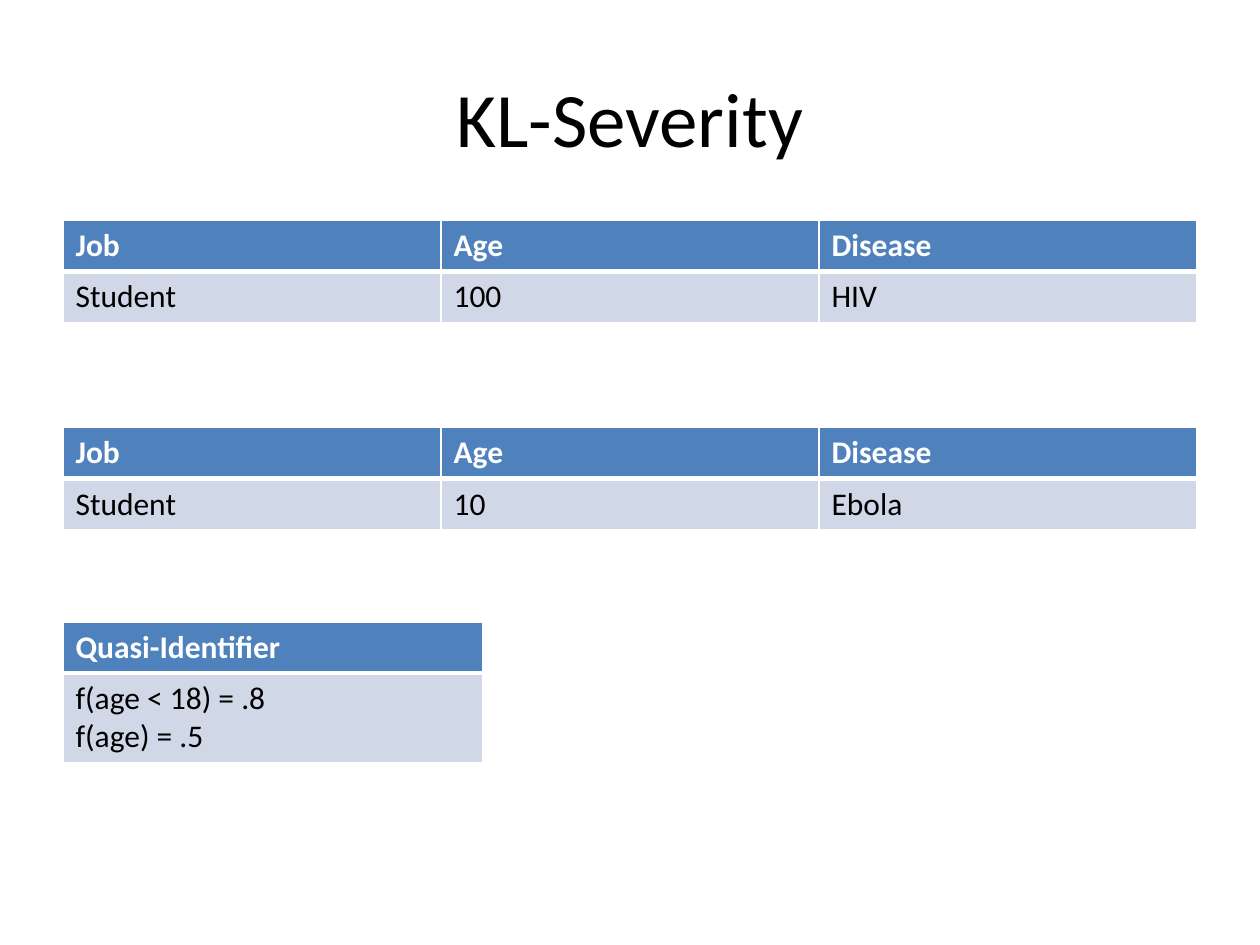
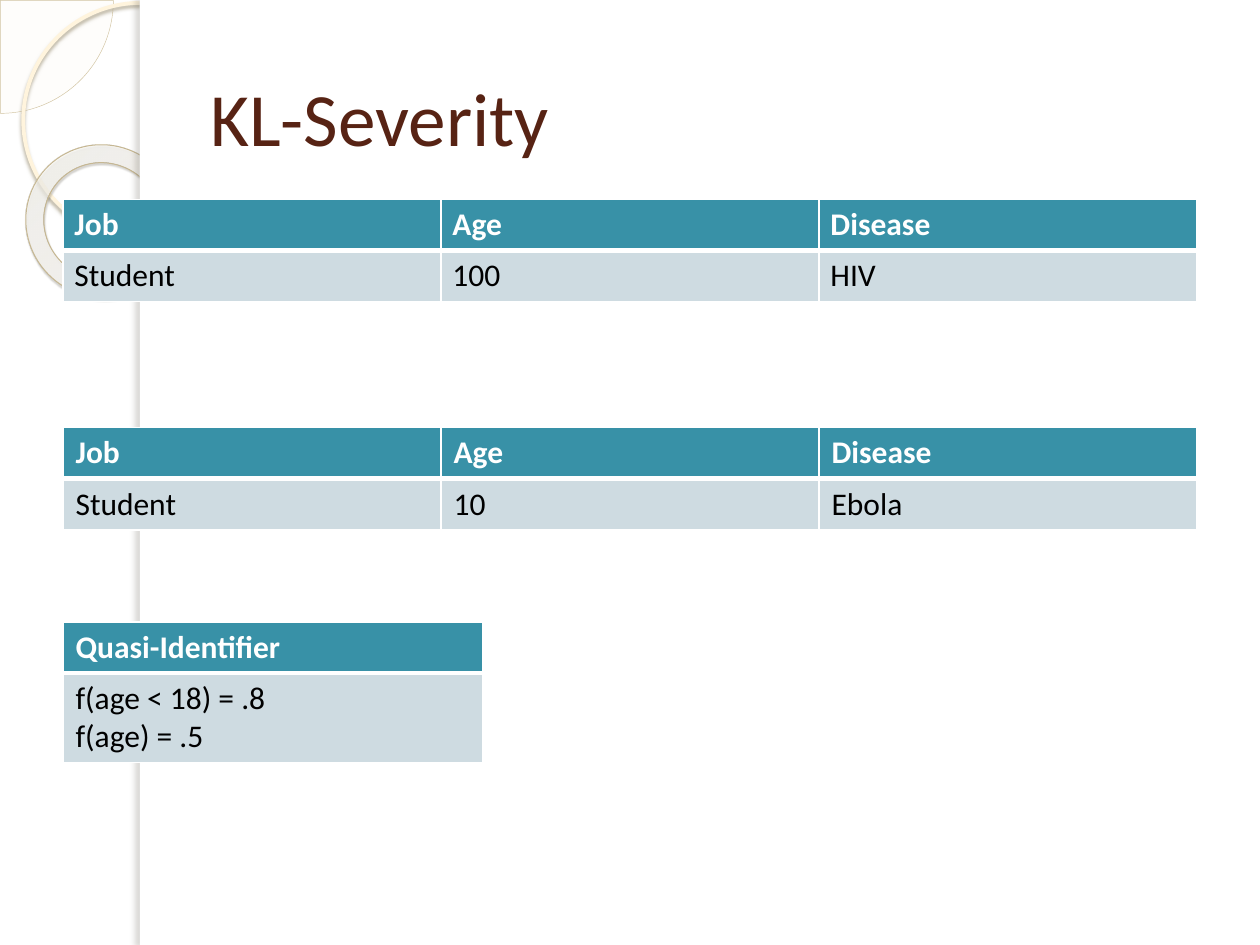
Before and after one commit to jayvelasco1990/big-data, a slide deck: slide 31 of Final Project/draft_presentation.pptx. Drawn at 1260x945 pixels with LibreOffice and Linux fonts; fonts in the diff are those of the drawing; background and template pictures are left out. Boxes give left, top, right and bottom in pixels: in the first picture for what was removed or moved away, otherwise in the second. Text is boxed around its words. In the diff, an @@ line names an element or a change of style, - is before the commit and + after.

```diff
--- a/Final Project/draft_presentation.pptx
+++ b/Final Project/draft_presentation.pptx
@@ pie slice (boxed as its full ellipse) added at (0,0,113,113), fill #FEFAF4 at 33% opacity, outline #D3C39F 0.25 pt @@
@@ ellipse added at (23,3,257,237), outline #FFF5DE 2.15 pt @@
@@ rectangle added at (140,0,1260,945), fill #FFFFFF @@
@@ rectangle added at (140,0,150,945), fill #FFFFFF @@
@@ title "KL-Severity": place and size @@
-title "KL-Severity" at (456,94,802,160)
+title "KL-Severity" at (210,94,548,158)
@@ title "KL-Severity" at (210,94,548,158): size 44 to 43 pt, text colour #000000 to #572314; alignment centre to left @@
@@ donut added at (0,113,211,329), fill gradient #FFFCF6 to #FFFEFB to #F0D28E, outline #C7B893 0.58 pt @@
@@ table at (63,199,1197,301) @@
@@ fill #4F81BD to #3891A7 in row 1 @@
@@ fill #D0D8E8 to #CEDCE1 in row 2 @@
@@ table: place and size @@
-table at (63,220,1197,323)
+table at (63,199,1197,301)
@@ table at (63,427,1197,529) @@
@@ fill #4F81BD to #3891A7 in row 1 @@
@@ fill #D0D8E8 to #CEDCE1 in row 2 @@
@@ table at (63,622,483,762) @@
@@ fill #4F81BD to #3891A7 in row 1, column 1 @@
@@ fill #D0D8E8 to #CEDCE1 in row 2, column 1 @@
```
Also in this commit, not shown: 51 other slides changed, 3 other files.
